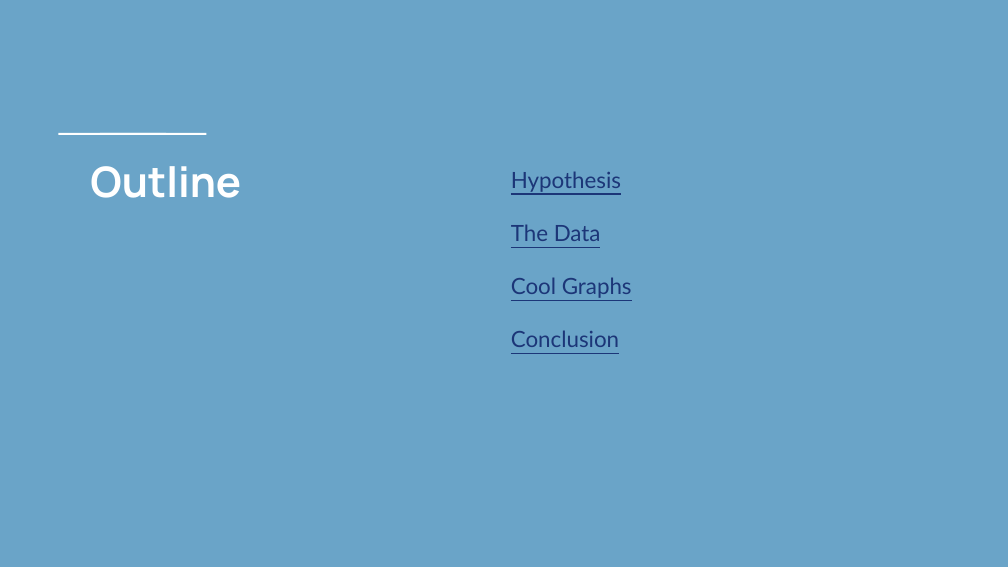
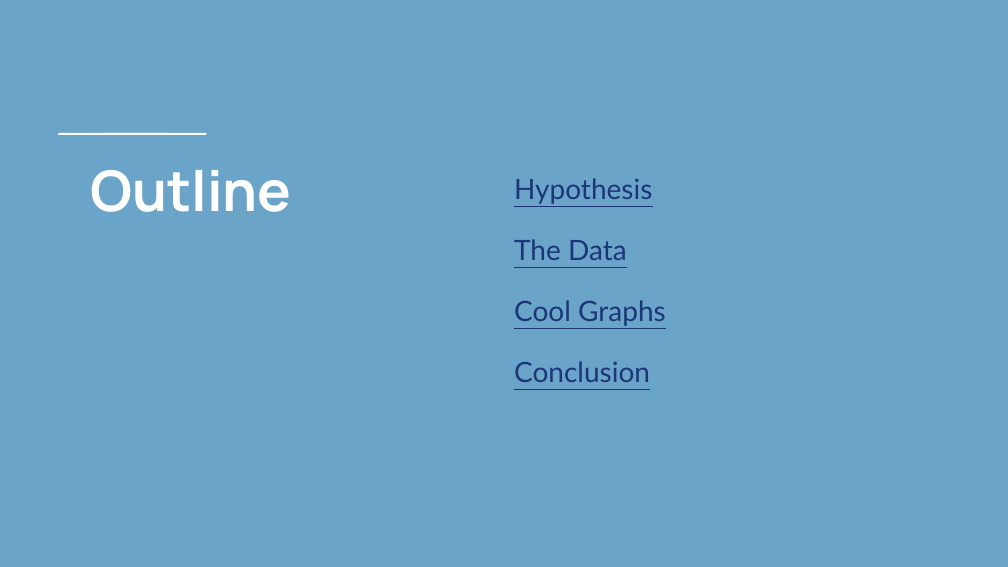
Before and after one commit to ssmcnatt/experimental-design-cap01, a slide deck: slide 2 of presentation-of-findings.pptx. Drawn at 1008x567 pixels with LibreOffice and Linux fonts; fonts in the diff are those of the drawing. Boxes give left, top, right and bottom in pixels: in the first picture for what was removed or moved away, otherwise in the second. Text is boxed around its words. In the diff, an @@ line names an element or a change of style, - is before the commit and + after.

```diff
--- a/presentation-of-findings.pptx
+++ b/presentation-of-findings.pptx
@@ title "Outline" at box(90, 170, 291, 212): size 30 to 40 pt @@
@@ subtitle "Hypothesis" at box(514, 178, 666, 382): size 16 to 20 pt @@
```
Also in this commit, not shown: 5 other slides changed, 5 slides added, 12 slides removed.
